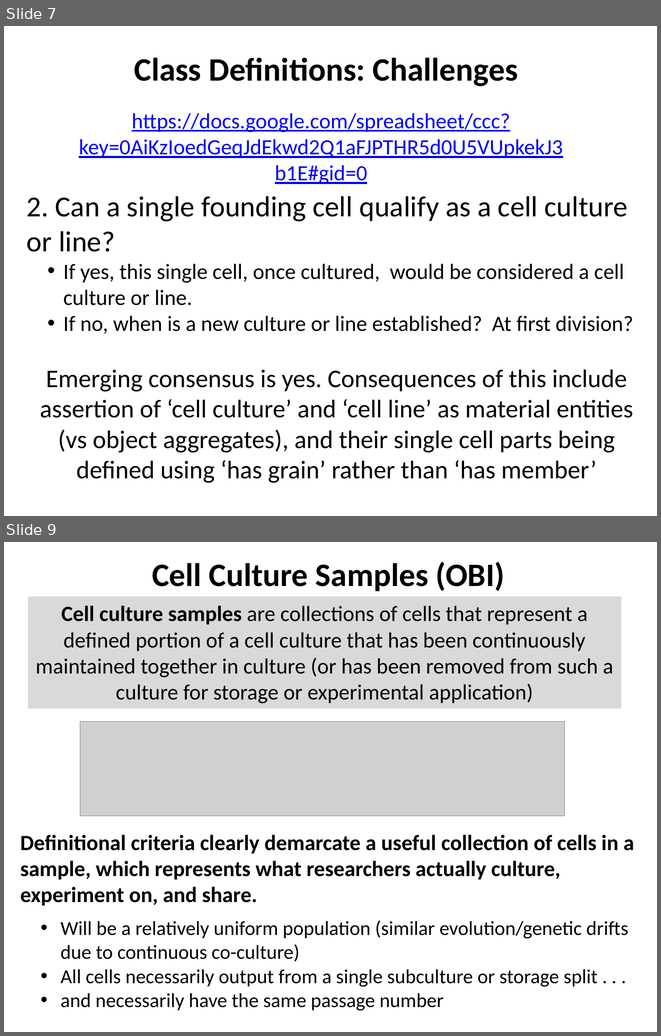
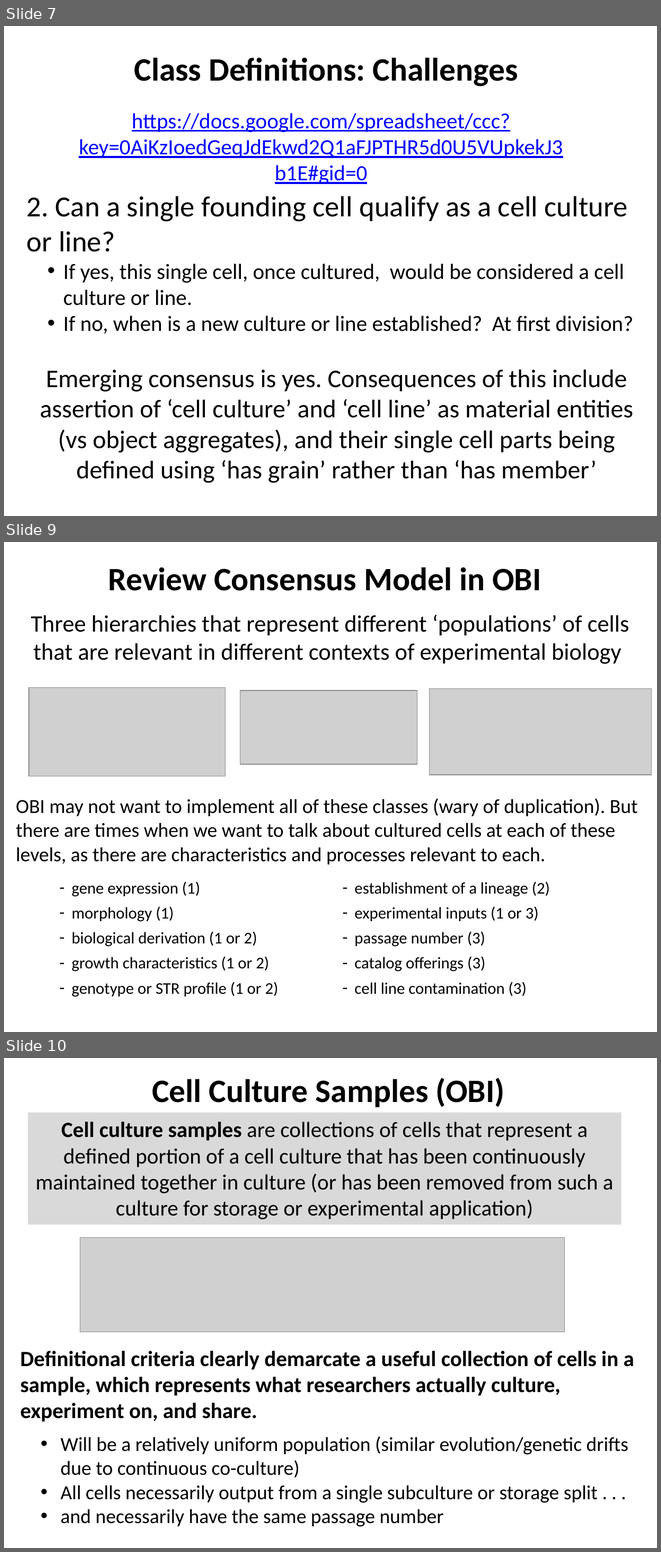
Before and after one commit to obi-ontology/obi-legacy-svn, a slide deck: trunk/docs/presentations/OBI-CLO-CL March 2013 Alignment/3-21-13_CLO-OBI_cell_culture_alignment.pptx. Shown one above the other, each under a label of ours: slides 7 and 9 before the commit, slides 7, 9 and 10 after it; the slides between them are not shown. The pictures are 661x1036 and 661x1552 pixels, drawn with LibreOffice and Linux fonts; fonts in the diff are those of the drawing; grey boxes stand for pictures. Boxes give left, top, right and bottom in pixels: in the first picture for what was removed or moved away, otherwise in the second. Text is boxed around its words. In the diff, an @@ line names an element or a change of style, - is before the commit and + after.

```diff
--- a/trunk/docs/presentations/OBI-CLO-CL March 2013 Alignment/3-21-13_CLO-OBI_cell_culture_alignment.pptx
+++ b/trunk/docs/presentations/OBI-CLO-CL March 2013 Alignment/3-21-13_CLO-OBI_cell_culture_alignment.pptx
@@ slide 9 added at [4,542,657,1032], background #FFFFFF @@
@@ text added at [108,567,541,591], 36 pt, text #000000, bold @@
+Review Consensus Model in OBI
@@ text added at [16,615,638,864], 22 pt, text #000000 @@
+Three hierarchies that represent different ‘populations’ of cells that are relevant in different contexts of experimental biology
+OBI may not want to implement all of these classes (wary of duplication). But there are times when we want to talk about cultured cells at each of these levels, as there are characteristics and processes relevant to each.
@@ picture added at [29,688,226,776] @@
@@ picture added at [240,690,417,764] @@
@@ picture added at [430,689,652,775] @@
@@ text added at [72,881,279,997], 18 pt, text #000000 @@
+– gene expression (1)
+– morphology (1)
+– biological derivation (1 or 2)
+– growth characteristics (1 or 2)
+– genotype or STR profile (1 or 2)
@@ text added at [354,881,550,996], 18 pt, text #000000 @@
+– establishment of a lineage (2)
+– experimental inputs (1 or 3)
+– passage number (3)
+– catalog offerings (3)
+– cell line contamination (3)
@@ what was slide 9 is now slide 10 @@
```
Also in this commit, not shown: 5 slides changed, 4 other slides added.
